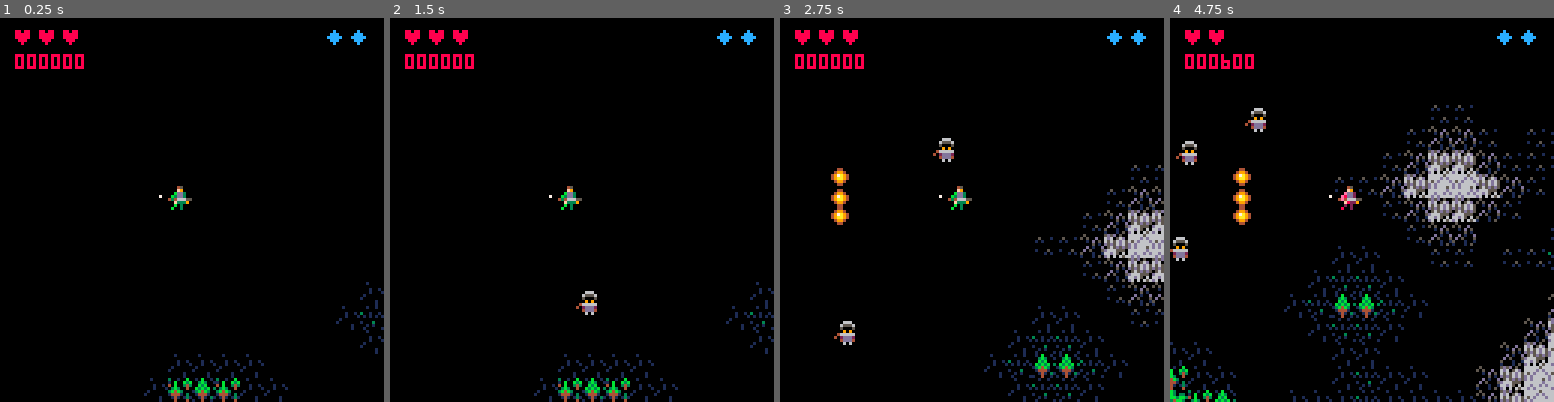
Above: before the commit, frames 1-4 (left to right).
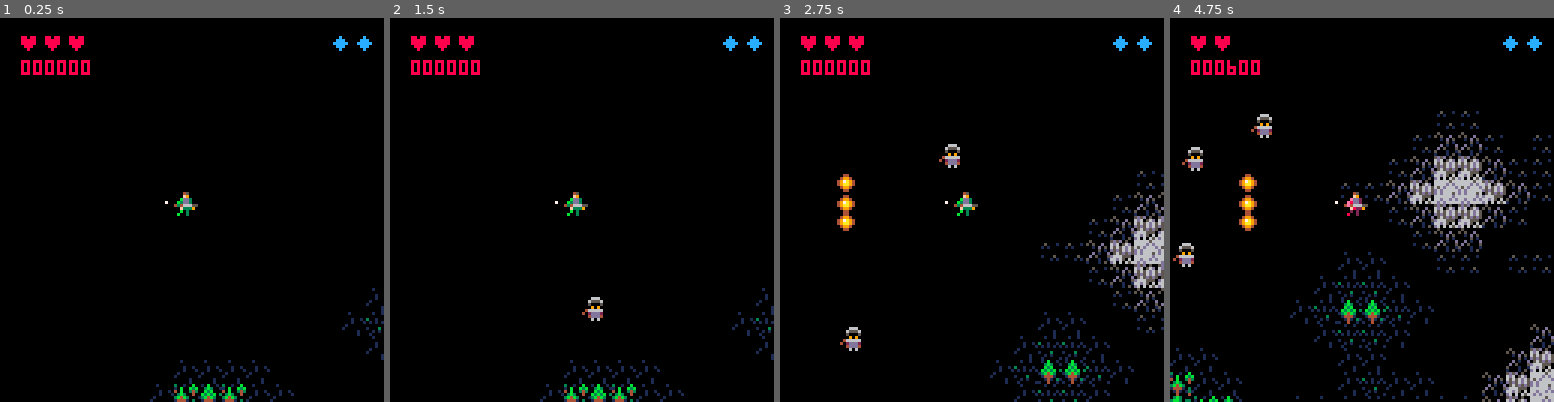
Above: after the commit, the same moments.

Repository: elbert-git/pico8Gun
Game: PICO-8 cartridge gungame_import.p8
Same seed, same stepped clock (60 frames per second), same inputs: the game is played once before the commit and once after it.
Inputs:
- Up to frame 1 (0.25 s): no input
- Up to frame 2 (1.5 s): tap X (X key) at 0.33, 1.07 s; tap O (Z key) at 0.7 s
- Up to frame 3 (2.75 s): hold Right 1.6-2.1 s; tap O (Z key) at 1.7, 2.1, 2.5 s; tap X (X key) at 1.85 s; hold Up 2.15-2.42 s; hold Right from 2.47 s (still down)
- Up to frame 4 (4.75 s): tap O (Z key) every 0.4 s from 2.9 to 4.5 s; tap X (X key) at 2.97, 4.08 s; release Right at 3.03 s; hold Left 3.08-3.58 s; hold Down 3.63-3.97 s; hold Right 4.02-4.68 s; hold Up from 4.73 s (still down)

The runs differ from the first frame. In frame 1, 3.4% of the frame differs, in the area x 3-100%, y 3-100%; in frame 2, 3.8%; in frame 3, 8.7%; in frame 4, 16%, in the area x 0-100%, y 3-100%.

Commit message:
added screen shake and particles

Diff:
--- a/gungame_import.p8
+++ b/gungame_import.p8
@@ -19,6 +18,8 @@
 	bullet_update()
 	enemy_update()
 	power_up_update()
+	shake_update()
+	emitters_update()
 	-- process collisions
 	bullet_cull()
 	enemy_coll_backs()
@@ -41,20 +42,22 @@
 	-- draw map
 	map()
 	camera(
-		player.pos.x-64+8,
-		player.pos.y-64+8
+		player.pos.x-64+8+shake_offs.x,
+		player.pos.y-64+8+shake_offs.y
 	)
 	-- draw game objects
 	player_draw()
 	bullet_draw()
 	enemies_draw()
 	power_up_draw()
+	emitters_draw()
 	--ui
 	ui_player_health()
 	ui_player_bomb()
 	dr_score()
 	-- logging
 	log_draw()
+	--arc(player.pos.x,player.pos.y,8,0,0.5,7)
 end
 
 
@@ -192,6 +195,43 @@
 function lerp(a, b, t)
  return a + (b - a) * t
 end
+…(5 lines of a section not shown)…
+----------- extra drawing tools
+
+function arc(x, y, r, ang1, ang2, c)
+ if ang1 < 0 or ang2 < 0 or ang1 >= 1 or ang2 > 1 then return end
+ if ang1 > ang2 then
+  arc(x, y, r, ang1, 1, c)
+  arc(x, y, r, 0, ang2, c)
+  return
+ end
+ for i = 0, .75, .25 do
+  local a = ang1
+  local b = ang2
+  if a > i + .25 then goto next end
+  if b < i then goto next end
+  if a < i then a = i end
+  if b > i + .25 then b = i + .25 end
+  local x1 = x + r * cos(a)
+  local y1 = y + r * sin(a)
+  local x2 = x + r * cos(b)
+  local y2 = y + r * sin(b)
+  local cx1 = min(x1, x2)
+  local cx2 = max(x1, x2)
+  local cy1 = min(y1, y2)
+  local cy2 = max(y1, y2)
+  clip(cx1, cy1, cx2 - cx1 + 2, cy2 - cy1 + 2)
+  circ(x, y, r, c)
+  clip()
+  ::next::
+ end
+end
+
+
 
 
 
@@ -311,6 +351,7 @@
 player_invul_time = 0
 function player_damage()
 	if player_invul_time < 0 then
+		shake()
 		player.health -= 1
 		player_invul_time = 3
 		if player.health == 0 then
@@ -642,6 +683,8 @@
 		-- set hit sprite
 		e.is_hit = true
 		e.health-=1
+		-- emit partices
+		emit(e.pos.x, e.pos.y)
 		-- handle death
 		if e.health < 0 then
 			e.active = false
@@ -674,6 +717,113 @@
 			player.pos.y-(8*7)+4,
 			12
 		)
+	end
+end
+
+-->8
+--fx
+
+----------screen shake
+shake_ints=6
+curr_shake=0
+shake_offs={x=0, y=0}
+function shake()
+	curr_shake = shake_ints
+end
+
+function shake_update()
+	--lerp the intensity
+	curr_shake = lerp(curr_shake, 0, 0.1)
+	--create offset
+	shake_offs.x=(rnd()*curr_shake)-2
+	shake_offs.y=(rnd()*curr_shake)-2
+end
+
+
+-----------------------particles
+emitters={}
+curr_em_i = 1
+-- create emitters
+for i=1, 20 do
+	-- create emitter
+	local e = {
+		pos={x=0,y=0},
+		active=false,
+		lifespan=0,
+		particles={},
+		sprite=91
+	}
+	-- create particles
+	for ep=1, 5 do
+		local party = {
+			pos={x=0, y=0},
+			active=false,
+			dir={x=0,y=0},
+			vel=0
+		}
+		e.particles[#e.particles+1]=party
+	end
+	emitters[#emitters+1]=e
+end
+
+function emit(_x, _y)
+	-- get available emitter
+	local e = emitters[curr_em_i]
+	-- set emitter position
+	e.pos = {x=_x, y=_y}
+	-- activate emitter
+	e.active = true
+	e.lifespan = 0.2
+	-- activate all particles
+	for i=1, #e.particles do
+		local p = e.particles[i]
+		p.active = true
+		p.pos = {x=0, y=0}
+		p.vel = rnd()*5
+		p.dir={
+			x=(rnd()*2)-1,
+			y=(rnd()*2)-1
+		}
+	end
+	--iterate emitter index
+	curr_em_i += 1
+	if curr_em_i > #emitters then curr_em_i = 1 end
+end
+
+function emitters_update()
+	for i=1, #emitters do
+		local e = emitters[i]
+		if e.active then
+			-- handle lifespan
+			e.lifespan -= clock.delta
+			if e.lifespan < 0 then e.active = false end
+			for ep=1, #e.particles do
+				local party = e.particles[ep]
+				-- lerp velocity to zero
+				party.vel = lerp(party.vel,0,0.3)
+				-- move particle
+				party.pos.x += party.dir.x*party.vel
+				party.pos.y += party.dir.y*party.vel
+			end
+		end
+	end
+end
+
+function emitters_draw()
+	for i=1, #emitters do
+		local e = emitters[i]
+		if e.active then
+			for ep=1, #e.particles do
+				local party = e.particles[ep]
+				if party.active then
+					spr(
+						e.sprite,
+						e.pos.x+party.pos.x,
+						e.pos.y+party.pos.y
+					)
+				end
+			end
+		end
 	end
 end
 
@@ -720,10 +870,10 @@
 0006060006000000000000000010100040d22d2100404000080020000b003000004040000401222105006060000000000000000000000000000000000015d600
 15d561655555555501d15d1007ffff100077710000000000000000000000000000000000000000000000000000000000000000000000000000000000cccccc6c
 15d5656566666666156666517f0151f10766651000000000000000000000000000000000000000000000000000000000000000000004400000000000cc77cccc
-1565657515555555d655d56d6f5606f57671765100000000000000000000000000000000000000000000000000000000000000000049940000000000c6cc6ccc
-15d565656666666666d0056d5f0565f16615166100000000000000000000000000000000000000000000000000000000000000000497a9400014d9906cccc6cc
-15d1656555551555d6500d666f5606f5766d66510000000000000000000000000000000000000000000000000000000000000000049aa940114daa78cc6ccccc
-15d57565ddddddd6d65d556d5f0565f1666d66110000000000000000000000000000000000000000000000000000000000000000004994000014d980ccccc77c
+1565657515555555d655d56d6f5606f57671765100000000000000000000000000000000000000000000000000009000000000000049940000000000c6cc6ccc
+15d565656666666666d0056d5f0565f1661516610000000000000000000000000000000000000000000000000099a000000000000497a9400014d9906cccc6cc
+15d1656555551555d6500d666f5606f5766d66510000000000000000000000000000000000000000000000000009990000000000049aa940114daa78cc6ccccc
+15d57565ddddddd6d65d556d5f0565f1666d66110000000000000000000000000000000000000000000000000009000000000000004994000014d980ccccc77c
 15d575655555555515666651fdffffdf7667665100000000000000000000000000000000000000000000000000000000000000000004400000000000c7cc6cc6
 01d565651111111001dd6d100111111015555510000000000000000000000000000000000000000000000000000000000000000000000000000000006c6ccccc
 a999999a0a997a900a999990949499aa00000a000a00000000999900282828281988889200000000000000000000000000000000000000000000000000000000
